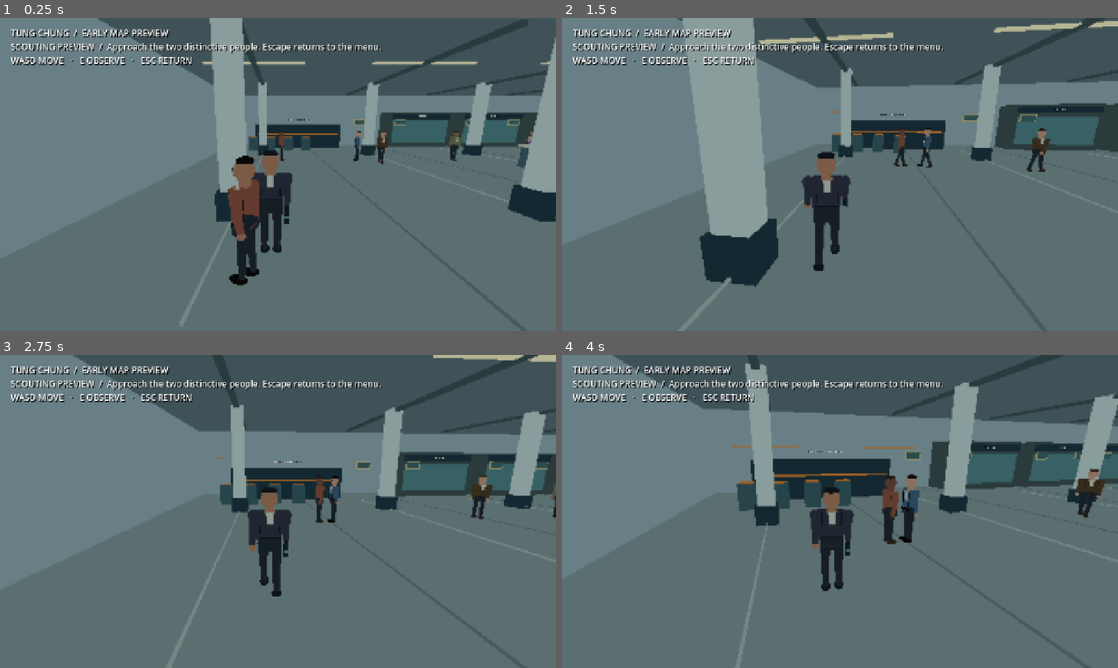
Above: before the commit, frames 1-4 (two rows, left to right).
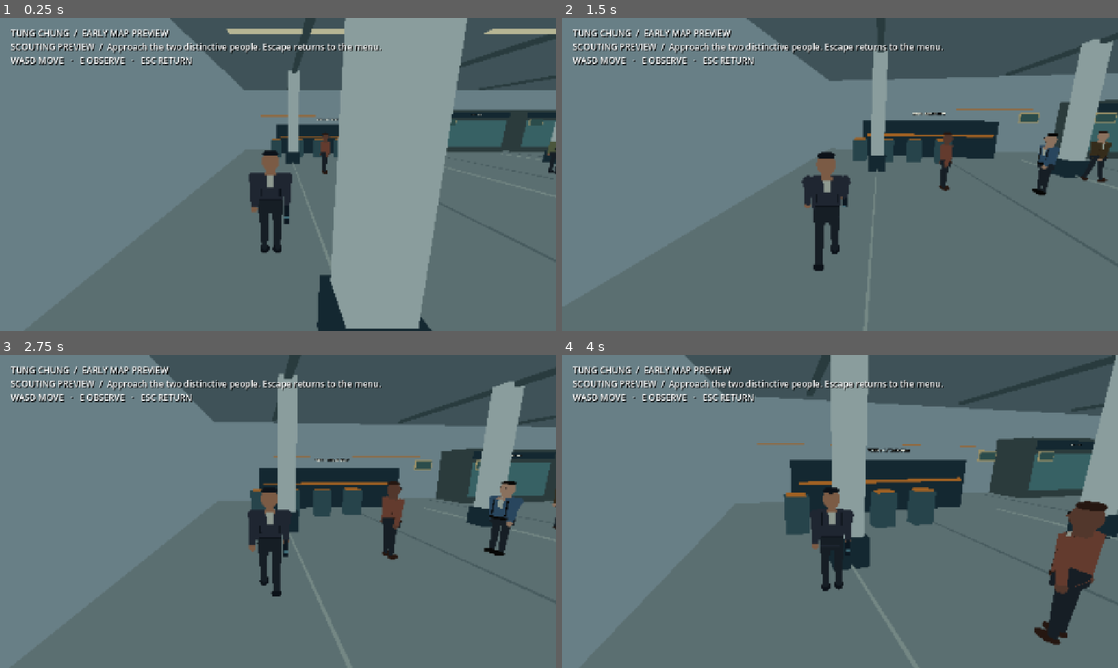
Above: after the commit, the same moments.

Repository: CoolgamerProXD/Stealty-Assasin-redesigned-computing-machine-Beta
Game: Godot game, scene res://scenes/tung_chung_preview.tscn
Same seed, same stepped clock (60 frames per second), same inputs: the game is played once before the commit and once after it. This scene is started directly instead of the project's main scene.
Inputs (mouse positions are in pixels of both pictures, inside the frame that each line leads up to):
- Up to frame 1 (0.25 s): no input
- Up to frame 2 (1.5 s): move the mouse to (867, 174) at 0.52 s; hold Right mouse button (aim) 0.53-1.28 s; hold W (move_forward) from 0.53 s (still down); click (867, 174) at 0.67 s; move the mouse to (812, 174) at 1.27 s; tap C (crouch) at 1.35 s; click (812, 174) at 1.42 s
- Up to frame 3 (2.75 s): keep holding W (move_forward); move the mouse to (289, 505) at 2.02 s; hold 1 (equip_primary) from 2.03 s (still down); click (289, 505) at 2.17 s
- Up to frame 4 (4 s): keep holding W (move_forward); move the mouse to (834, 517) at 2.77 s; release 1 (equip_primary) at 2.78 s; tap 2 (equip_secondary) at 2.85 s; click (834, 517) at 2.92 s; move the mouse to (878, 514) at 3.52 s; press the mouse at (878, 514) at 3.53 s

The runs differ from the first frame. In frame 1, 33% of the frame differs, in the area x 17-100%, y 0-100%; in frame 2, 23%; in frame 3, 17%; in frame 4, 23%.

Commit message:
Keep mission selection on screen and separate station routes [windows]
Co-authored-by: arena-agent <297053741+arena-agent@users.noreply.github.com>

Diff:
--- a/scripts/ui/main_menu.gd
+++ b/scripts/ui/main_menu.gd
@@ -49,6 +49,7 @@
  add_child(panel)
 
 func _clear() -> void:
+ panel.add_theme_constant_override("separation", 10)
  for child: Node in panel.get_children():
   panel.remove_child(child)
   child.queue_free()
@@ -89,6 +90,8 @@
 
 func _missions() -> void:
  _clear()
+ # Five entries plus descriptions and Back must fit the 720p design canvas.
+ panel.add_theme_constant_override("separation", 3)
  _text("MISSION SELECTION", 30)
  for entry: Dictionary in Campaign.progress.missions:
   var id := str(entry["id"])
--- a/scripts/world/tung_chung_preview.gd
+++ b/scripts/world/tung_chung_preview.gd
@@ -13,7 +13,7 @@
  _start_ambience("station")
  _station()
  player = HotelPlayer.new()
- player.position = Vector3(-17, 0.05, 8)
+ player.position = Vector3(-19, 0.05, 4)
  add_child(player)
  player.mouse_sensitivity = float(Campaign.settings["sensitivity"])
  player.interaction_requested.connect(_interact)
@@ -172,7 +172,9 @@
   profile.identity = "Passenger %02d" % i
   profile.occupation = "employee" if i % 5 == 0 else "civilian"
   var start := Vector3(-17 + float(i % 7) * 5.5, 0.05, -3.0 + float(i / 7) * 11.5)
-  var end := Vector3(clampf(start.x + (4.0 if i % 2 == 0 else -4.0), -19, 19), 0.05, start.z)
+  # Keep adjacent local routines disjoint so passengers do not walk
+  # directly into each other on the broad, unbaked station navmesh.
+  var end := Vector3(clampf(start.x + (1.7 if i % 2 == 0 else -1.7), -19, 19), 0.05, start.z)
   profile.schedule.append(ScheduleEntry.new(end, "waiting" if i % 3 == 0 else "conversing", 3.0 + float(i % 4)))
   profile.schedule.append(ScheduleEntry.new(start, "idle", 2.0 + float(i % 3)))
   var npc := HotelNpc.new()
@@ -181,8 +183,8 @@
   add_child(npc)
   npc.person.clothing.albedo_color = coats[i % coats.size()]
   npcs.append(npc)
- robber = _target("Station suspect", "manager", Vector3(-11,0.05,-2), Vector3(-5,0.05,-4))
- operative = _target("Unidentified operative", "security", Vector3(10,0.05,-3), Vector3(15,0.05,4))
+ robber = _target("Station suspect", "manager", Vector3(-12,0.05,-5), Vector3(-7,0.05,-5))
+ operative = _target("Unidentified operative", "security", Vector3(10,0.05,-5), Vector3(15,0.05,-5))
 
 func _target(identity: String, role: String, start: Vector3, end: Vector3) -> HotelNpc:
  var profile := NpcProfile.new()
--- a/tests/run_tests.gd
+++ b/tests/run_tests.gd
@@ -895,7 +895,10 @@
   if chosen:
    var bounds := chosen.get_global_rect()
    var viewport_bounds := root.get_visible_rect()
+   if not viewport_bounds.encloses(bounds): print("MENU_BOUNDS_DIAG: ", preview_name, " ", bounds, " viewport=", viewport_bounds)
    check(viewport_bounds.encloses(bounds), preview_name + " preview button lies within the viewport")
+   var back: Button = menu.get("panel").get_child(menu.get("panel").get_child_count() - 1)
+   check(back.text == "BACK" and viewport_bounds.encloses(back.get_global_rect()), preview_name + " selection Back button lies within the viewport")
    chosen.pressed.emit()
    await process_frame
    await process_frame
@@ -908,7 +911,23 @@
     await create_timer(0.5).timeout
     Input.action_release("move_forward")
     check(preview_player.global_position.distance_to(before_preview) > 0.2, preview_name + " preview supports player movement")
-    if preview_name != "TUNG CHUNG":
+    if preview_name == "TUNG CHUNG":
+     var station_npcs: Array[HotelNpc] = preview.get("npcs")
+     var exclusions: Array[RID] = [preview_player.get_rid()]
+     for person: HotelNpc in station_npcs: exclusions.append(person.get_rid())
+     var station_routes_clear := true
+     for person: HotelNpc in station_npcs:
+      var first: Vector3 = person.profile.schedule[0].destination + Vector3.UP * 0.8
+      var second: Vector3 = person.profile.schedule[1].destination + Vector3.UP * 0.8
+      var station_query := PhysicsRayQueryParameters3D.create(first, second)
+      station_query.exclude = exclusions
+      if not person.get_world_3d().direct_space_state.intersect_ray(station_query).is_empty(): station_routes_clear = false
+     check(station_routes_clear, "station scripted routes avoid solid architecture")
+     var passenger: HotelNpc = station_npcs[0]
+     var passenger_start := passenger.global_position
+     await create_timer(0.8).timeout
+     check(passenger.global_position.distance_to(passenger_start) > 0.2, "station passenger advances along a local route")
+    else:
      var preview_npcs: Array[HotelNpc] = preview.get("npcs")
      check(preview_npcs.size() >= 3, preview_name + " preview includes local visitors")
      var visitor := preview_npcs[0]
Not shown, changed: NPC_AI.md
